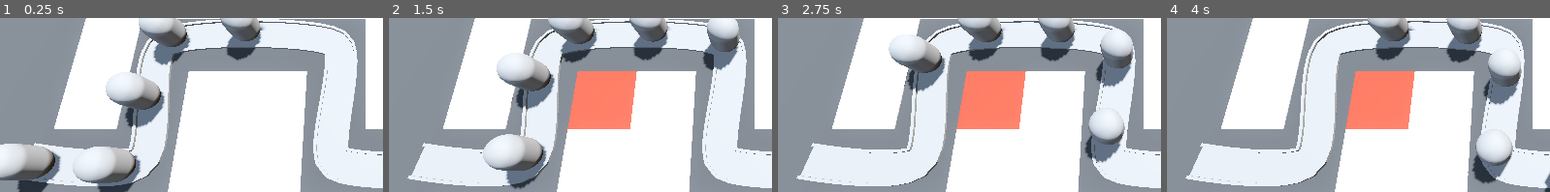
Above: before the commit, frames 1-4 (left to right).
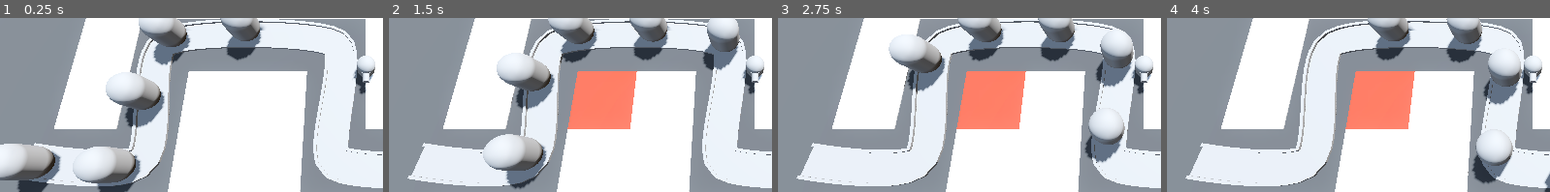
Above: after the commit, the same moments.

Repository: Bzparkes/BarbarianBlaster
Game: Godot game, scene res://BaseLevel.tscn
Same seed, same stepped clock (60 frames per second), same inputs: the game is played once before the commit and once after it.
Inputs (mouse positions are % of the whole screen's width and height, from its top left):
- Up to frame 1 (0.25 s): no input
- Up to frame 2 (1.5 s): move the mouse to (73, 34) at 0.52 s; press the mouse at (73, 34) at 0.53 s; move the mouse to (30, 46) at 1.27 s; release the mouse at (30, 46) at 1.28 s; click (30, 46) at 1.35 s
- Up to frame 3 (2.75 s): move the mouse to (61, 12) at 2.02 s; press the mouse at (61, 12) at 2.03 s
- Up to frame 4 (4 s): move the mouse to (46, 65) at 2.77 s; release the mouse at (46, 65) at 2.78 s; click (46, 65) at 2.85 s; move the mouse to (81, 58) at 3.52 s; press the mouse at (81, 58) at 3.53 s
The pictures show only the part of the screen within x 3-53%, y 15-65%; the shares and areas given below are measured in that part.

The runs differ from the first frame. In frame 1, 0.7% of the frame differs, in the area x 92-98%, y 21-44%; in frame 2, 0.7%; in frame 3, 0.7%; in frame 4, 0.7%, in the area x 91-98%, y 21-44%.

Commit message:
Created turret and added to base scene

Diff:
--- a/BaseLevel.tscn
+++ b/BaseLevel.tscn
@@ -1,9 +1,11 @@
-[gd_scene load_steps=10 format=3 uid="uid://07b0w8wg0t3d"]
+[gd_scene load_steps=12 format=3 uid="uid://07b0w8wg0t3d"]
 
 [ext_resource type="PackedScene" uid="uid://cgepsgj0dutey" path="res://RayPickerCamera/ray_picker_camera.tscn" id="1_knq2t"]
 [ext_resource type="MeshLibrary" uid="uid://016mydobghxt" path="res://MeshLibraries/SpaceLibrary.tres" id="1_lvb7b"]
 [ext_resource type="PackedScene" uid="uid://cedg4p1ktt00c" path="res://Enemy/enemy.tscn" id="2_5x8ra"]
 [ext_resource type="PackedScene" uid="uid://b6a3tfb71rtov" path="res://Base/base.tscn" id="3_o2j4u"]
+[ext_resource type="Script" uid="uid://bsjogxvyjj8tp" path="res://turret_manager.gd" id="5_cwwxe"]
+[ext_resource type="PackedScene" uid="uid://d01unib15e15u" path="res://Turret/turret.tscn" id="6_ufkdr"]
 
 [sub_resource type="ProceduralSkyMaterial" id="ProceduralSkyMaterial_dq0bh"]
 sky_horizon_color = Color(0.66224277, 0.6717428, 0.6867428, 1)
@@ -104,7 +106,7 @@
 transform = Transform3D(-0.1643964, 0, -0.98637784, 0, 1, 0, 0.98637784, 0, -0.1643964, -21, 0, 6)
 
 [node name="Enemy2" parent="Path3D" instance=ExtResource("2_5x8ra")]
-transform = Transform3D(0.017463762, 0, -0.99983025, 0, 1, 0, 0.99983025, 0, 0.017463762, -16.024893, 0, 6.4424577)
+transform = Transform3D(0.017463762, 0, -0.9998302, 0, 1, 0, 0.9998302, 0, 0.017463762, -16.024893, 0, 6.4424577)
 progress = 5.0
 
 [node name="Enemy3" parent="Path3D" instance=ExtResource("2_5x8ra")]
@@ -116,8 +118,12 @@
 progress = 15.0
 
 [node name="Enemy5" parent="Path3D" instance=ExtResource("2_5x8ra")]
-transform = Transform3D(0.029546179, 0, -0.99954623, 0, 1, 0, 0.99954623, 0, 0.029546179, -9.416761, 0, -2.8104439)
+transform = Transform3D(0.029546177, 0, -0.9995462, 0, 1, 0, 0.9995462, 0, 0.029546177, -9.416761, 0, -2.8104439)
 progress = 20.0
 
 [node name="Base" parent="." instance=ExtResource("3_o2j4u")]
 transform = Transform3D(1, 0, 0, 0, 1, 0, 0, 0, 1, 14, 0, 10)
+
+[node name="TurretManager" type="Node3D" parent="."]
+script = ExtResource("5_cwwxe")
+turret = ExtResource("6_ufkdr")
--- /dev/null
+++ b/Turret/turret.tscn
@@ -0,0 +1,37 @@
+[gd_scene load_steps=5 format=3 uid="uid://d01unib15e15u"]
+
+[sub_resource type="CylinderMesh" id="CylinderMesh_cb20n"]
+height = 1.0
+
+[sub_resource type="CylinderMesh" id="CylinderMesh_5kpma"]
+top_radius = 0.6
+bottom_radius = 0.6
+height = 0.6
+
+[sub_resource type="SphereMesh" id="SphereMesh_cb20n"]
+radius = 0.6
+
+[sub_resource type="CylinderMesh" id="CylinderMesh_djkev"]
+top_radius = 0.2
+bottom_radius = 0.2
+height = 1.3
+
+[node name="Turret" type="Node3D"]
+
+[node name="TurretBase" type="MeshInstance3D" parent="."]
+transform = Transform3D(1, 0, 0, 0, 1, 0, 0, 0, 1, 0, 0.5, 0)
+mesh = SubResource("CylinderMesh_cb20n")
+
+[node name="TurretTop" type="MeshInstance3D" parent="TurretBase"]
+transform = Transform3D(1, 0, 0, 0, 1, 0, 0, 0, 1, 0, 0.3, 0)
+mesh = SubResource("CylinderMesh_5kpma")
+
+[node name="BarrelTop" type="MeshInstance3D" parent="TurretBase/TurretTop"]
+transform = Transform3D(1, 0, 0, 0, 1, 0, 0, 0, 1, 0, 0.3, 0)
+mesh = SubResource("SphereMesh_cb20n")
+skeleton = NodePath("../..")
+
+[node name="Barrel" type="MeshInstance3D" parent="TurretBase/TurretTop/BarrelTop"]
+transform = Transform3D(1, 0, 0, 0, -4.371139e-08, -1, 0, 1, -4.371139e-08, 0, -0.100000024, 0.5)
+mesh = SubResource("CylinderMesh_djkev")
+skeleton = NodePath("../../..")
--- /dev/null
+++ b/turret_manager.gd
@@ -0,0 +1,8 @@
+extends Node3D
+
+@export var turret: PackedScene
+
+# Called when the node enters the scene tree for the first time.
+func _ready() -> void:
+	var new_turret = turret.instantiate()
+	add_child(new_turret)
Not shown, added: turret_manager.gd.uid
